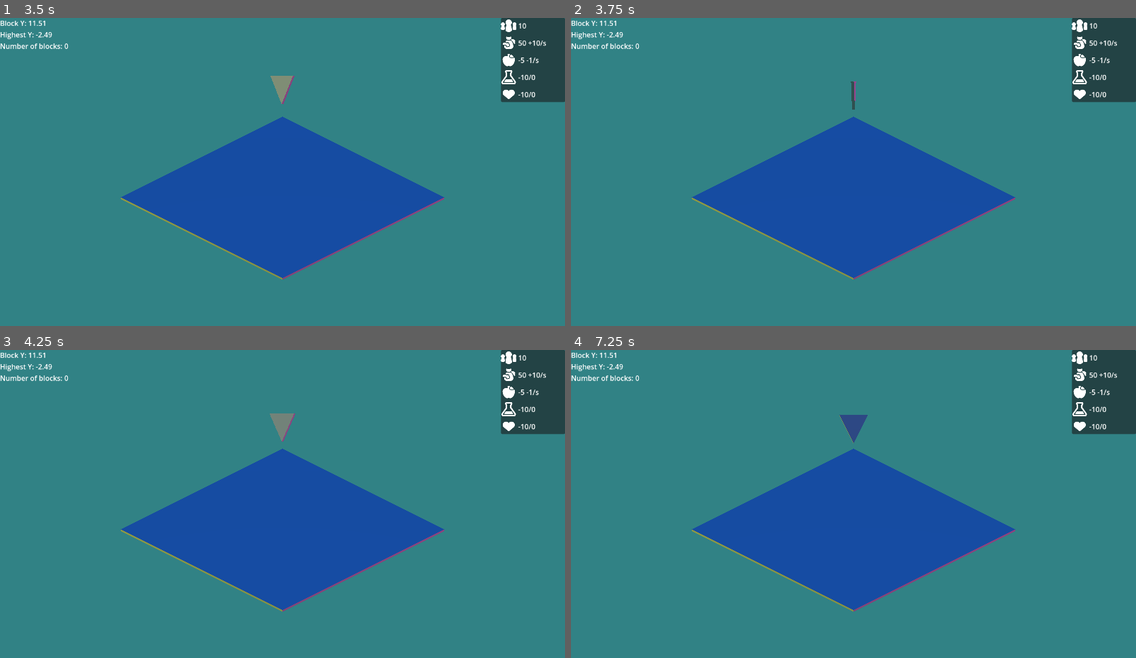
Above: before the commit, frames 1-4 (two rows, left to right).
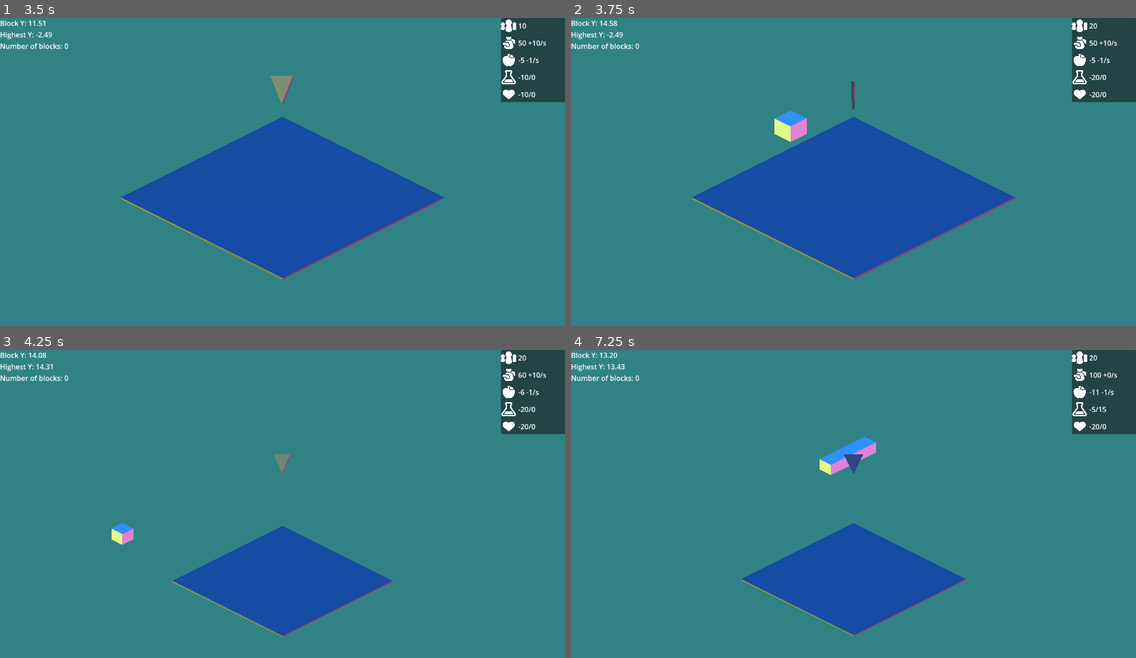
Above: after the commit, the same moments.

Repository: dream-team-reborn/godot-wild-jam-73
Game: Godot game, scene res://scenes/game.tscn
Same seed, same stepped clock (60 frames per second), same inputs: the game is played once before the commit and once after it. The engine's default icon, where the game draws it, is replaced by a stand-in: a white triangle on a blue panel in a dark square.
Inputs (mouse positions are in pixels of both pictures, inside the frame that each line leads up to):
- Up to frame 1 (3.5 s): move the mouse to (406, 159) at 0.52 s; hold Right (move_right) 0.53-1.25 s; hold Space (confirm) 0.53-1.25 s; click (406, 159) at 0.67 s; drag from (169, 193) to (254, 239) at 1.27 s; move the mouse to (339, 107) at 2.02 s; hold Right (move_right) 2.03-2.75 s; hold Space (confirm) 2.03-2.75 s; drag from (254, 239) to (113, 128) at 2.77 s
- Up to frame 2 (3.75 s): move the mouse to (1023, 224) at 3.52 s; hold Left (move_left) from 3.53 s (still down); hold Space (confirm) from 3.53 s (still down)
- Up to frame 3 (4.25 s): keep holding Left (move_left); keep holding Space (confirm)
- Up to frame 4 (7.25 s): release Left (move_left) at 4.25 s; release Space (confirm) at 4.25 s; drag from (684, 460) to (768, 430) at 4.27 s; move the mouse to (881, 507) at 5.02 s; hold Down (move_down) 5.03-5.75 s; hold Space (confirm) 5.03-5.75 s; click (881, 507) at 5.17 s; drag from (768, 430) to (740, 525) at 5.77 s; move the mouse to (977, 491) at 6.52 s; hold Up (move_up) from 6.53 s (still down); hold Space (confirm) from 6.53 s (still down)

Frame 1 is identical in both runs. In frame 2, 0.5% of the frame differs, in the area x 5-93%, y 0-41%; in frame 3, 15%, in the area x 5-93%, y 0-94%; in frame 4, 15%.
Error before the commit: Invalid access to property or key 'state' on a base object of type 'previously freed'. (res://scripts/module_spawner.gd:19)

Commit message:
if (node) is not working, check with null is necessary

Diff:
--- a/scripts/module_spawner.gd
+++ b/scripts/module_spawner.gd
@@ -15,7 +15,7 @@
 	pass
 
 func _on_spawn_module():
-	if last_spawned:
+	if last_spawned != null:
 		if last_spawned.state == Module.State.MOVING:
 			last_spawned.release_player_control()
 			return
